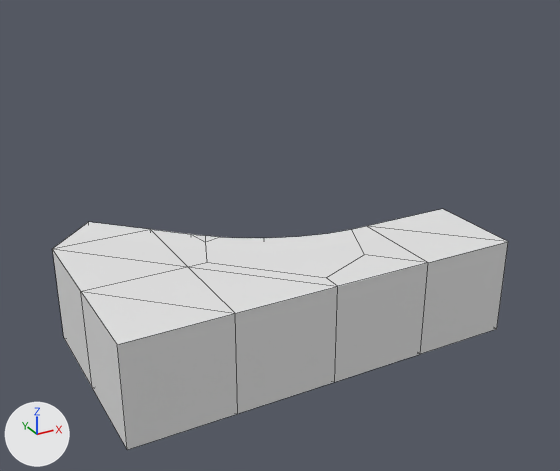
What one commit did to the FBX model Dungeon Baller/Models blend/halfcurve.fbx.
One viewpoint serves both versions: a camera (50 mm lens) standing at (-0.0843, -0.1769, 0.1037) and looking at (-0.0001, -0.0239, 0.0272). The lights are fixed; the arrows at lower left show +X, +Y and +Z. Mesh edges are drawn as thin lines. Where no turn or scale is listed for an object, it has been applied to the vertices.
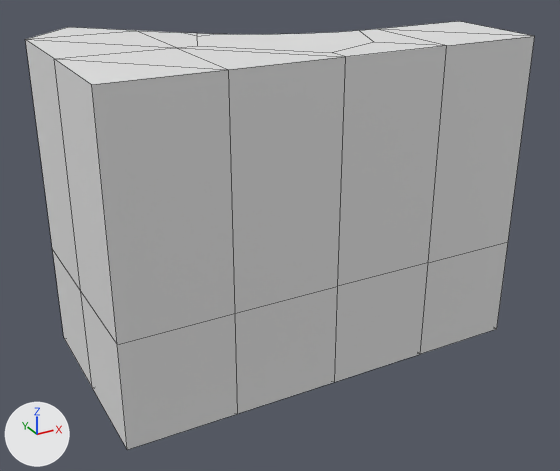
Commit message: halfcurve take 28942

Boxes [x1, y1, x2, y2] around the edits, measured in the pictures (560 x 471 px):
```json
{"object": "Plane", "change": "reshaped", "before": [53, 209, 508, 450], "after": [25, 21, 534, 450], "on screen": "12% wider, 78% taller"}
{"part": 1, "of": "me_plane", "change": "built on", "before": [53, 209, 508, 344], "after": [25, 21, 534, 344]}
```

Scene script edits in JSON lines:
```json
{"block": "me_plane", "where": "# used by ob_plane; location = (0.0, 0.0, 0.0)"}
{"op": "remove", "block": "me_plane", "code": "me_plane.from_pydata(...)  # 48 vertices, 49 faces; spans x -0.05..0.05, y -0.05..0.0125, z 0.0..0.025"}
{"op": "add", "block": "me_plane", "code": "me_plane.from_pydata(...)  # 67 vertices, 68 faces; spans x -0.05..0.05, y -0.05..0.0125, z 0.0..0.075"}
{"block": "me_plane", "change": "me_plane part 1"}
{"block": "me_plane", "change": "5 vertices are removed from x -0.025..0.0143, y -0.0452..-0.0143, z 0.025"}
{"block": "me_plane", "change": "15 faces are deleted"}
{"block": "me_plane", "change": "5 vertices are added at (-0.025, -0.025, 0.075), (0.0143, -0.0393, 0.075), (-0.0202, -0.025, 0.075), (0.0, -0.0452, 0.075), (-0.0158, -0.0143, 0.075)"}
{"block": "me_plane", "change": "19 new vertices lie (0.0, 0.0, 0.05) away from vertices in x -0.05..0.05, y -0.05..0.0125, z 0.025"}
{"block": "me_plane", "change": "34 new faces join them"}
```
